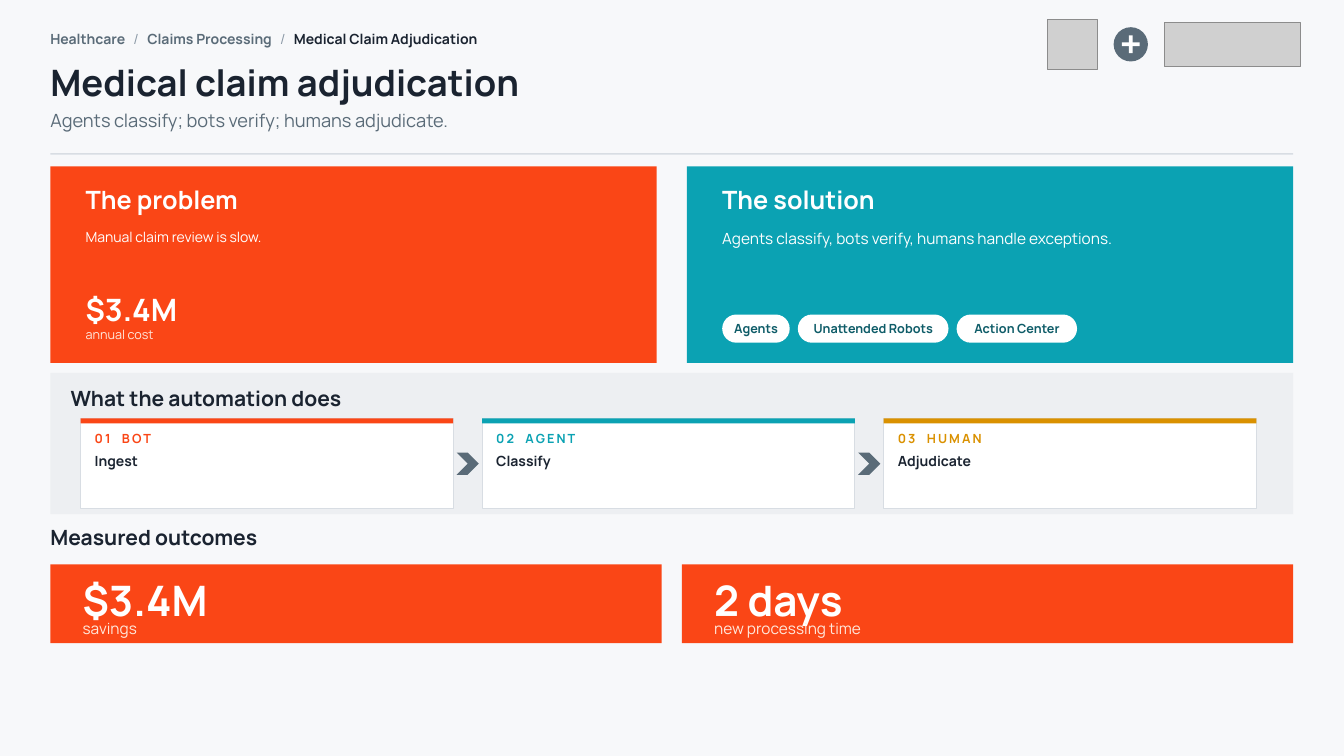
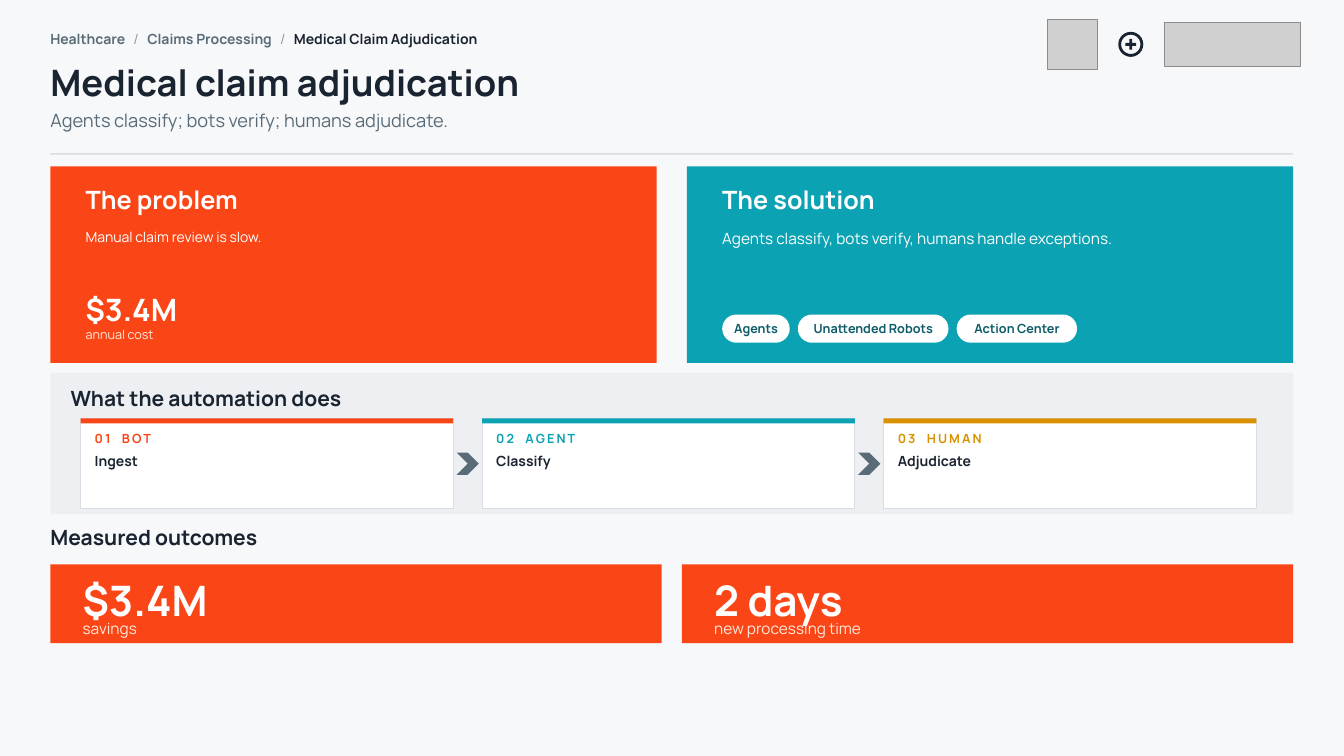
Before and after one commit to jawzz/agentic-win-story-generator, a slide deck: slide 1 of sample outputs/logo_fetch_demo.pptx. Drawn at 1344x756 pixels with LibreOffice and Linux fonts; fonts in the diff are those of the drawing; grey boxes stand for pictures. Boxes give left, top, right and bottom in pixels: in the first picture for what was removed or moved away, otherwise in the second. Text is boxed around its words. In the diff, an @@ line names an element or a change of style, - is before the commit and + after.

```diff
--- a/sample outputs/logo_fetch_demo.pptx
+++ b/sample outputs/logo_fetch_demo.pptx
@@ ellipse: place and size @@
-ellipse at box(1114, 27, 1148, 62)
+ellipse at box(1120, 33, 1142, 55)
@@ ellipse at box(1120, 33, 1142, 55): fill #5A6B78 to none; outline none to #1A2330 2 pt @@
@@ rectangle at box(1126, 43, 1137, 46): fill #FFFFFF to #1A2330 @@
@@ rectangle: place and size @@
-rectangle at box(1122, 42, 1140, 46)
+rectangle at box(1126, 43, 1137, 46)
@@ rectangle: place and size @@
-rectangle at box(1129, 35, 1133, 53)
+rectangle at box(1129, 39, 1132, 50)
@@ rectangle at box(1129, 39, 1132, 50): fill #FFFFFF to #1A2330 @@
```
Also in this commit, not shown: 7 other files.
